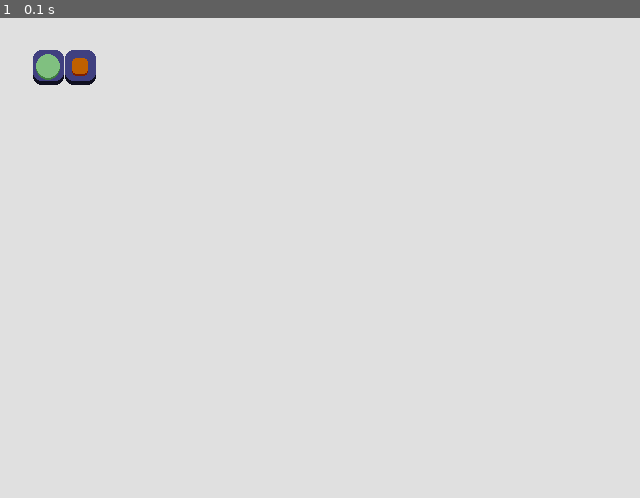
Above: before the commit, frame 1.
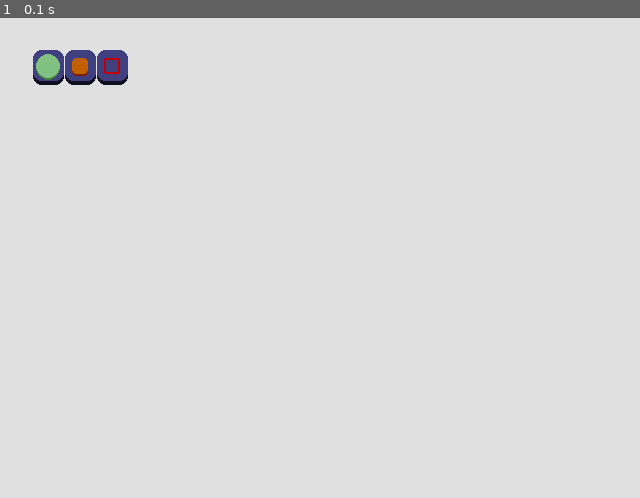
Above: after the commit, the same moment.

Repository: JasonNumberThirteen/pygameSokoban
Game: pygame game, started from sokoban.py
Same seed, same stepped clock (60 frames per second), same inputs: the game is played once before the commit and once after it.
Inputs:
- Up to frame 1 (0.1 s): no input

The runs differ from the first frame. In frame 1, 0.3% of the frame differs, in the area x 15-20%, y 6-14%.

Commit message:
Add a class for box slot objects

Diff:
--- /dev/null
+++ b/box_slot.py
@@ -0,0 +1,19 @@
+import pygame
+import tile
+
+BOX_SLOT_COLOR = (192, 0, 0)
+BOX_SLOT_WIDTH = 16
+BOX_SLOT_HEIGHT = 16
+BOX_SLOT_BORDER_RADIUS = 2
+BOX_SLOT_FRAME_WIDTH = 2
+
+class BoxSlot(object):
+	def __init__(self, x, y):
+		self.x = x
+		self.y = y
+
+	def draw(self, surface):
+		x = self.x + (tile.TILE_WIDTH - BOX_SLOT_WIDTH) // 2
+		y = self.y + (tile.TILE_HEIGHT - BOX_SLOT_HEIGHT) // 2
+
+		pygame.draw.rect(surface, BOX_SLOT_COLOR, pygame.Rect(x, y, BOX_SLOT_WIDTH, BOX_SLOT_HEIGHT), BOX_SLOT_FRAME_WIDTH, BOX_SLOT_BORDER_RADIUS)
--- a/sokoban.py
+++ b/sokoban.py
@@ -2,6 +2,7 @@
 import tile
 import box
 import player
+import box_slot
 
 GAME_TITLE = "Sokoban"
 BASE_RESOLUTION = (640, 480)
@@ -12,7 +13,8 @@
 
 canvas = pygame.display.set_mode(BASE_RESOLUTION)
 is_running = True
-tiles = [tile.Tile(32, 32), tile.Tile(64, 32)]
+tiles = [tile.Tile(32, 32), tile.Tile(64, 32), tile.Tile(96, 32)]
+boxSlot = box_slot.BoxSlot(96, 32)
 boxA = box.Box(64, 32)
 player = player.Player(32, 32)
 
@@ -22,6 +24,7 @@
 	for t in tiles:
 		t.draw(canvas)
 
+	boxSlot.draw(canvas)
 	boxA.draw(canvas)
 	player.draw(canvas)
 
